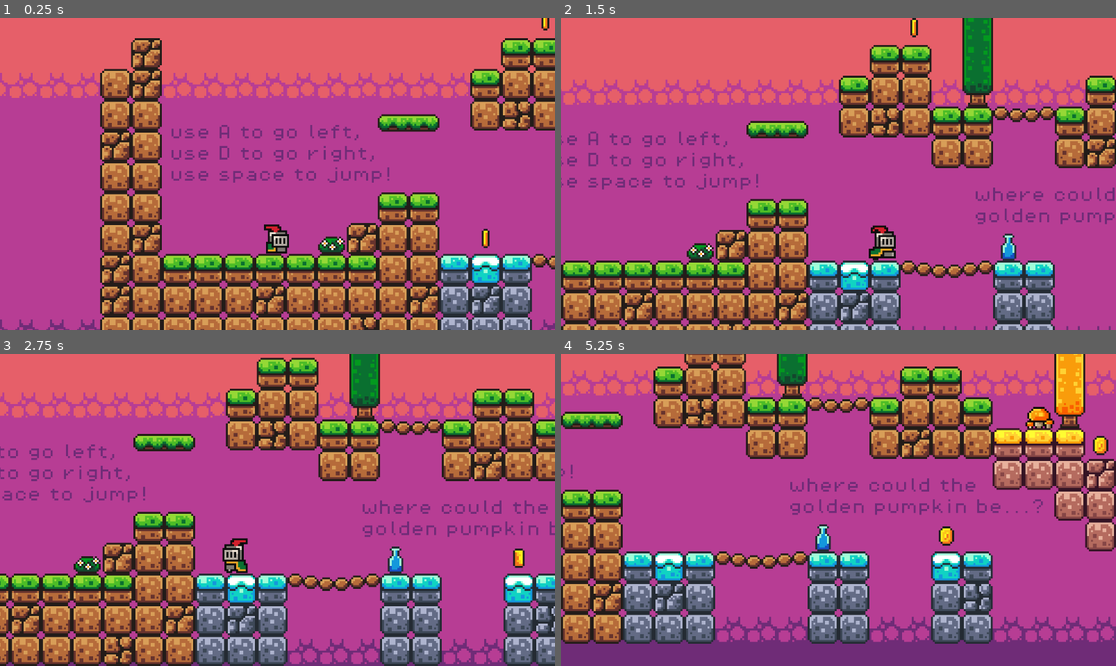
Above: before the commit, frames 1-4 (two rows, left to right).
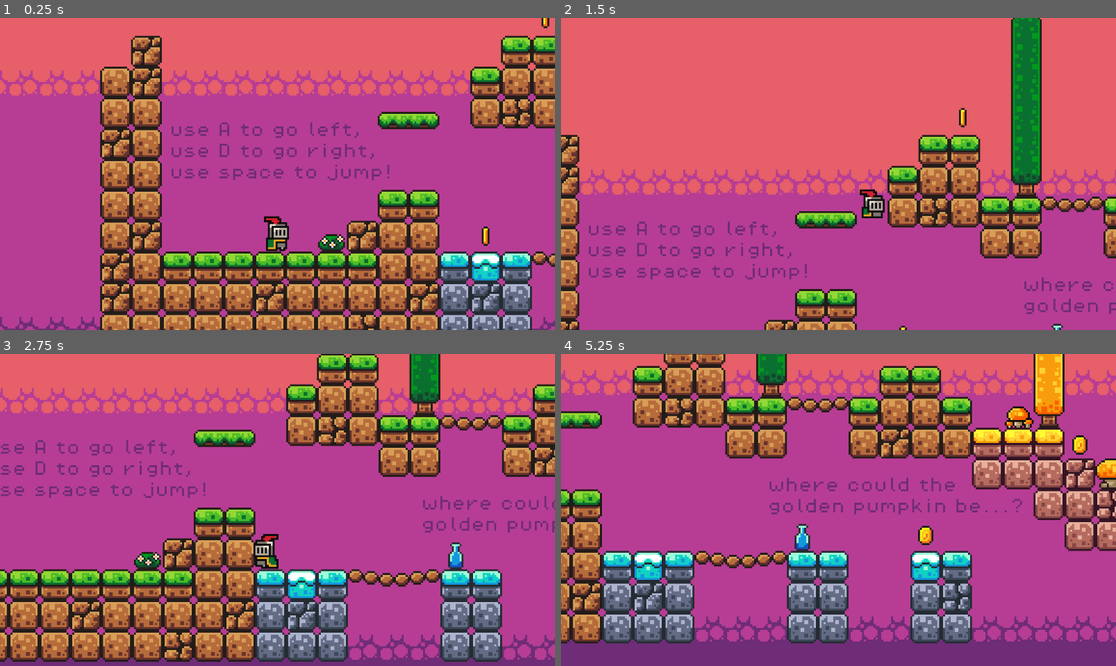
Above: after the commit, the same moments.

Repository: bubunyun/knight-game
Game: Godot game, scene res://src/game.tscn
The game is run twice, just before and just after one commit, with the same random seed, the same clock (stepped at 60 frames per second) and the same inputs. Before the commit the project starts from res://scenes/game.tscn.
Inputs:
- Up to frame 1 (0.25 s): no input
- Up to frame 2 (1.5 s): hold D (move_right) from 0.53 s (still down); tap Space (jump) at 0.6, 0.77, 1.07, 1.35 s
- Up to frame 3 (2.75 s): tap Space (jump) at 1.52, 1.82, 2.1 s; release D (move_right) at 2.03 s; hold A (move_left) from 2.03 s (still down)
- Up to frame 4 (5.25 s): release A (move_left) at 2.78 s; hold D (move_right) 2.78-4.28 s; tap Space (jump) at 2.85, 3.02, 3.32, 3.6, 3.77, 4.07, 4.35, 4.52, 4.82, 5.1 s; hold A (move_left) 4.28-5.03 s; hold D (move_right) from 5.03 s (still down)

The runs differ from the first frame. In frame 1, 21% of the frame differs, in the area x 0-100%, y 2-100%; in frame 2, 61%, in the area x 0-100%, y 0-100%; in frame 3, 52%; in frame 4, 42%.

Commit message:
reorganise and add state_machine in player

Diff:
--- a/project.godot
+++ b/project.godot
@@ -17,7 +17,7 @@
 
 [autoload]
 
-Music="*res://scenes/music.tscn"
+Music="*res://src/music.tscn"
 
 [input]
 
--- a/scripts/player.gd
+++ /dev/null
@@ -1,43 +0,0 @@
-extends CharacterBody2D
-
-
-const SPEED = 130.0
-const JUMP_VELOCITY = -300.0
-@onready var animated_sprite: AnimatedSprite2D = $AnimatedSprite2D
-
-
-func _physics_process(delta: float) -> void:
-
-	# Add the gravity.
-	if not is_on_floor():
-		velocity += get_gravity() * delta
-
-	# Handle jump.
-	if Input.is_action_just_pressed("jump") and is_on_floor():
-		velocity.y = JUMP_VELOCITY
-
-	# Get the input direction: -1, 0, 1
-	var direction := Input.get_axis("move_left", "move_right")
-
-	# Flip the sprite
-	if direction > 0:
-		animated_sprite.flip_h = false
-	elif direction < 0:
-		animated_sprite.flip_h = true
-
-	# Play animations
-	if is_on_floor():
-		if direction == 0:
-			animated_sprite.play("idle")
-		else:
-			animated_sprite.play("run")
-	else:
-		animated_sprite.play("jump")
-
-	# Apply movement
-	if direction:
-		velocity.x = direction * SPEED
-	else:
-		velocity.x = move_toward(velocity.x, 0, SPEED)
-
-	move_and_slide()
--- a/scenes/coin.tscn
+++ b/src/coin.tscn
@@ -1,6 +1,6 @@
 [gd_scene load_steps=21 format=3 uid="uid://bqlitju8vro17"]
 
-[ext_resource type="Script" uid="uid://c388ah0assfmb" path="res://scripts/coin.gd" id="1_i64fm"]
+[ext_resource type="Script" uid="uid://c388ah0assfmb" path="res://src/coin.gd" id="1_i64fm"]
 [ext_resource type="Texture2D" uid="uid://d20jji54s1rfd" path="res://assets/sprites/coin.png" id="1_rwqht"]
 [ext_resource type="AudioStream" uid="uid://ct218i105ecyc" path="res://assets/sounds/coin.wav" id="3_11l1o"]
 
--- /dev/null
+++ b/src/fall.gd
@@ -0,0 +1,22 @@
+extends State
+
+@export
+var idle_state: State
+@export
+var move_state: State
+
+func process_physics(delta: float) -> State:
+	parent.velocity.y += gravity * delta
+
+	var movement = Input.get_axis('move_left', 'move_right') * move_speed
+
+	if movement != 0:
+		parent.animations.flip_h = movement < 0
+	parent.velocity.x = movement
+	parent.move_and_slide()
+
+	if parent.is_on_floor():
+		if movement != 0:
+			return move_state
+		return idle_state
+	return null
--- a/scenes/game.tscn
+++ b/src/game.tscn
@@ -1,14 +1,14 @@
 [gd_scene load_steps=17 format=4 uid="uid://d3hrqlwclv2cl"]
 
-[ext_resource type="Script" uid="uid://dafuaiiwy2m58" path="res://scripts/game_manager.gd" id="1_gee14"]
-[ext_resource type="PackedScene" uid="uid://ciwxyprt53nf8" path="res://scenes/player.tscn" id="1_uwrxv"]
-[ext_resource type="Script" uid="uid://dul1iks3hu2fg" path="res://scripts/game.gd" id="1_vtaks"]
+[ext_resource type="Script" uid="uid://dafuaiiwy2m58" path="res://src/game_manager.gd" id="1_gee14"]
+[ext_resource type="PackedScene" uid="uid://ciwxyprt53nf8" path="res://src/player.tscn" id="1_uwrxv"]
+[ext_resource type="Script" uid="uid://dul1iks3hu2fg" path="res://src/game.gd" id="1_vtaks"]
 [ext_resource type="FontFile" uid="uid://b77b413wkocx" path="res://assets/fonts/PixelOperator8-Bold.ttf" id="2_0tnpc"]
-[ext_resource type="PackedScene" uid="uid://dlhmhpgy6yedg" path="res://scenes/platform.tscn" id="2_lnu2h"]
+[ext_resource type="PackedScene" uid="uid://dlhmhpgy6yedg" path="res://src/platform.tscn" id="2_lnu2h"]
 [ext_resource type="Texture2D" uid="uid://117etfgl0867" path="res://assets/sprites/world_tileset.png" id="2_yqjtg"]
-[ext_resource type="PackedScene" uid="uid://bqlitju8vro17" path="res://scenes/coin.tscn" id="4_lbhrr"]
-[ext_resource type="PackedScene" uid="uid://0c2x84l64wap" path="res://scenes/killzone.tscn" id="5_iywne"]
-[ext_resource type="PackedScene" uid="uid://cx264ov773qmw" path="res://scenes/slime.tscn" id="6_p57ef"]
+[ext_resource type="PackedScene" uid="uid://bqlitju8vro17" path="res://src/coin.tscn" id="4_lbhrr"]
+[ext_resource type="PackedScene" uid="uid://0c2x84l64wap" path="res://src/killzone.tscn" id="5_iywne"]
+[ext_resource type="PackedScene" uid="uid://cx264ov773qmw" path="res://src/slime.tscn" id="6_p57ef"]
 [ext_resource type="FontFile" uid="uid://cqd78fwj0r6e6" path="res://assets/fonts/PixelOperator8.ttf" id="7_u5sy4"]
 
 [sub_resource type="TileSetAtlasSource" id="TileSetAtlasSource_lnu2h"]
--- /dev/null
+++ b/src/idle.gd
@@ -0,0 +1,26 @@
+extends State
+
+@export
+var jump_state: State
+@export
+var move_state: State
+
+func enter() -> void:
+	super()
+	parent.velocity.x = 0
+
+func process_input(event: InputEvent) -> State:
+	if Input.is_action_just_pressed('jump') and parent.is_on_floor():
+		return jump_state
+	return null
+
+func process_physics(delta: float) -> State:
+	var direction := Input.get_axis("move_left", "move_right")
+
+	if direction:
+		return move_state
+
+	parent.velocity.y += gravity * delta
+	parent.move_and_slide()
+
+	return null
--- /dev/null
+++ b/src/jump.gd
@@ -0,0 +1,30 @@
+extends State
+
+@export
+var idle_state: State
+@export
+var move_state: State
+
+@export
+var jump_force: float = 900.0
+
+func enter() -> void:
+	super()
+	parent.velocity.y = -jump_force
+
+func process_physics(delta: float) -> State:
+	parent.velocity.y += gravity * delta
+
+	var movement = Input.get_axis('move_left', 'move_right') * move_speed
+
+	if movement != 0:
+		parent.animations.flip_h = movement < 0
+	parent.velocity.x = movement
+	parent.move_and_slide()
+
+	if parent.is_on_floor():
+		if movement != 0:
+			return move_state
+		return idle_state
+
+	return null
--- a/scenes/killzone.tscn
+++ b/src/killzone.tscn
@@ -1,6 +1,6 @@
 [gd_scene load_steps=2 format=3 uid="uid://0c2x84l64wap"]
 
-[ext_resource type="Script" uid="uid://can2p4gsg1j3w" path="res://scripts/killzone.gd" id="1_xlapc"]
+[ext_resource type="Script" uid="uid://can2p4gsg1j3w" path="res://src/killzone.gd" id="1_xlapc"]
 
 [node name="Killzone" type="Area2D"]
 collision_mask = 2
--- /dev/null
+++ b/src/move.gd
@@ -0,0 +1,25 @@
+extends State
+
+@export
+var idle_state: State
+@export
+var jump_state: State
+
+func process_input(event: InputEvent) -> State:
+	if Input.is_action_just_pressed('jump') and parent.is_on_floor():
+		return jump_state
+	return null
+
+func process_physics(delta: float) -> State:
+	parent.velocity.y += gravity * delta
+
+	var movement = Input.get_axis('move_left', 'move_right') * move_speed
+
+	if movement == 0:
+		return idle_state
+
+	parent.animations.flip_h = movement < 0
+	parent.velocity.x = movement
+	parent.move_and_slide()
+
+	return null
--- /dev/null
+++ b/src/player.gd
@@ -0,0 +1,21 @@
+class_name Player
+extends CharacterBody2D
+
+@onready
+var animations = $AnimatedSprite2D
+@onready
+var state_machine = $state_machine
+
+func _ready() -> void:
+	# Initialize the state machine, passing a reference of the player to the states,
+	# that way they can move and react accordingly
+	state_machine.init(self)
+
+func _unhandled_input(event: InputEvent) -> void:
+	state_machine.process_input(event)
+
+func _physics_process(delta: float) -> void:
+	state_machine.process_physics(delta)
+
+func _process(delta: float) -> void:
+	state_machine.process_frame(delta)
--- a/scenes/player.tscn
+++ b/src/player.tscn
@@ -1,7 +1,11 @@
-[gd_scene load_steps=26 format=3 uid="uid://ciwxyprt53nf8"]
+[gd_scene load_steps=30 format=3 uid="uid://ciwxyprt53nf8"]
 
 [ext_resource type="Texture2D" uid="uid://b6wmrvlybpg7v" path="res://assets/sprites/knight.png" id="1_3vyb7"]
-[ext_resource type="Script" uid="uid://ctf66q1dhp85k" path="res://scripts/player.gd" id="1_g2els"]
+[ext_resource type="Script" uid="uid://ctf66q1dhp85k" path="res://src/player.gd" id="1_g2els"]
+[ext_resource type="PackedScene" uid="uid://dfyvmsqrad63x" path="res://src/state_machine.tscn" id="3_21lrq"]
+[ext_resource type="Script" uid="uid://b34il7swex3c5" path="res://src/idle.gd" id="4_pg28d"]
+[ext_resource type="Script" uid="uid://bj3idqa1lmnt4" path="res://src/move.gd" id="5_21lrq"]
+[ext_resource type="Script" uid="uid://b4xv312cy46l4" path="res://src/jump.gd" id="6_21lrq"]
 
 [sub_resource type="AtlasTexture" id="AtlasTexture_g2els"]
 atlas = ExtResource("1_3vyb7")
@@ -186,3 +190,25 @@
 [node name="CollisionShape2D" type="CollisionShape2D" parent="."]
 position = Vector2(0, -5)
 shape = SubResource("CircleShape2D_fjrip")
+
+[node name="state_machine" parent="." node_paths=PackedStringArray("starting_state") instance=ExtResource("3_21lrq")]
+starting_state = NodePath("idle")
+
+[node name="idle" type="Node" parent="state_machine" node_paths=PackedStringArray("jump_state", "move_state")]
+script = ExtResource("4_pg28d")
+jump_state = NodePath("../jump")
+move_state = NodePath("../run")
+animation_name = "idle"
+
+[node name="run" type="Node" parent="state_machine" node_paths=PackedStringArray("idle_state", "jump_state")]
+script = ExtResource("5_21lrq")
+idle_state = NodePath("../idle")
+jump_state = NodePath("../jump")
+animation_name = "run"
+
+[node name="jump" type="Node" parent="state_machine" node_paths=PackedStringArray("idle_state", "move_state")]
+script = ExtResource("6_21lrq")
+idle_state = NodePath("../idle")
+move_state = NodePath("../run")
+jump_force = 300.0
+animation_name = "jump"
--- a/scenes/slime.tscn
+++ b/src/slime.tscn
@@ -1,8 +1,8 @@
 [gd_scene load_steps=10 format=3 uid="uid://cx264ov773qmw"]
 
-[ext_resource type="Script" uid="uid://dp7br4um6gdcv" path="res://scripts/slime.gd" id="1_n6pvg"]
+[ext_resource type="Script" uid="uid://dp7br4um6gdcv" path="res://src/slime.gd" id="1_n6pvg"]
 [ext_resource type="Texture2D" uid="uid://dg661tgk56egb" path="res://assets/sprites/slime_purple.png" id="1_p2gj0"]
-[ext_resource type="PackedScene" uid="uid://0c2x84l64wap" path="res://scenes/killzone.tscn" id="2_n6pvg"]
+[ext_resource type="PackedScene" uid="uid://0c2x84l64wap" path="res://src/killzone.tscn" id="2_n6pvg"]
 
 [sub_resource type="AtlasTexture" id="AtlasTexture_pjw23"]
 atlas = ExtResource("1_p2gj0")
--- /dev/null
+++ b/src/state.gd
@@ -0,0 +1,28 @@
+class_name State
+extends Node
+
+@export
+var animation_name: String
+@export
+var move_speed: float = 100
+
+var gravity: int = ProjectSettings.get_setting("physics/2d/default_gravity")
+
+## Hold a reference to the parent so that it can be controlled by the state
+var parent: CharacterBody2D
+
+func enter() -> void:
+	print(name)
+	parent.animations.play(animation_name)
+
+func exit() -> void:
+	pass
+
+func process_input(event: InputEvent) -> State:
+	return null
+
+func process_frame(delta: float) -> State:
+	return null
+
+func process_physics(delta: float) -> State:
+	return null
--- /dev/null
+++ b/src/state_machine.gd
@@ -0,0 +1,40 @@
+extends Node
+
+@export
+var starting_state: State
+
+var current_state: State
+
+# Initialize the state machine by giving each child state a reference to the
+# parent object it belongs to and enter the default starting_state
+func init(parent: CharacterBody2D) -> void:
+	for child in get_children():
+		child.parent = parent
+
+	# Initialize to the default state
+	change_state(starting_state)
+
+# Change to the new state by first calling any exit logic on the current state.
+func change_state(new_state: State) -> void:
+	if current_state:
+		current_state.exit()
+
+	current_state = new_state
+	current_state.enter()
+
+# Pass through functions for the CharacterBody2D to call,
+# handling state changes as needed.
+func process_physics(delta: float) -> void:
+	var new_state = current_state.process_physics(delta)
+	if new_state:
+		change_state(new_state)
+
+func process_input(event: InputEvent) -> void:
+	var new_state = current_state.process_input(event)
+	if new_state:
+		change_state(new_state)
+
+func process_frame(delta: float) -> void:
+	var new_state = current_state.process_frame(delta)
+	if new_state:
+		change_state(new_state)
--- /dev/null
+++ b/src/state_machine.tscn
@@ -0,0 +1,7 @@
+[gd_scene load_steps=2 format=3 uid="uid://dfyvmsqrad63x"]
+
+[ext_resource type="Script" uid="uid://5yl1flhb16se" path="res://src/state_machine.gd" id="1_atej7"]
+
+[node name="state_machine" type="Node" node_paths=PackedStringArray("starting_state")]
+script = ExtResource("1_atej7")
+starting_state = NodePath("")
Renamed: scripts/coin.gd -> src/coin.gd
Renamed: scripts/coin.gd.uid -> src/coin.gd.uid
Not shown, added: src/fall.gd.uid
Renamed: scripts/game.gd -> src/game.gd
Renamed: scripts/game.gd.uid -> src/game.gd.uid
Renamed: scripts/game_manager.gd -> src/game_manager.gd
Renamed: scripts/game_manager.gd.uid -> src/game_manager.gd.uid
Not shown, added: src/idle.gd.uid
Not shown, added: src/jump.gd.uid
Renamed: scripts/killzone.gd -> src/killzone.gd
Renamed: scripts/killzone.gd.uid -> src/killzone.gd.uid
Not shown, added: src/move.gd.uid
(and 7 more such lines)
